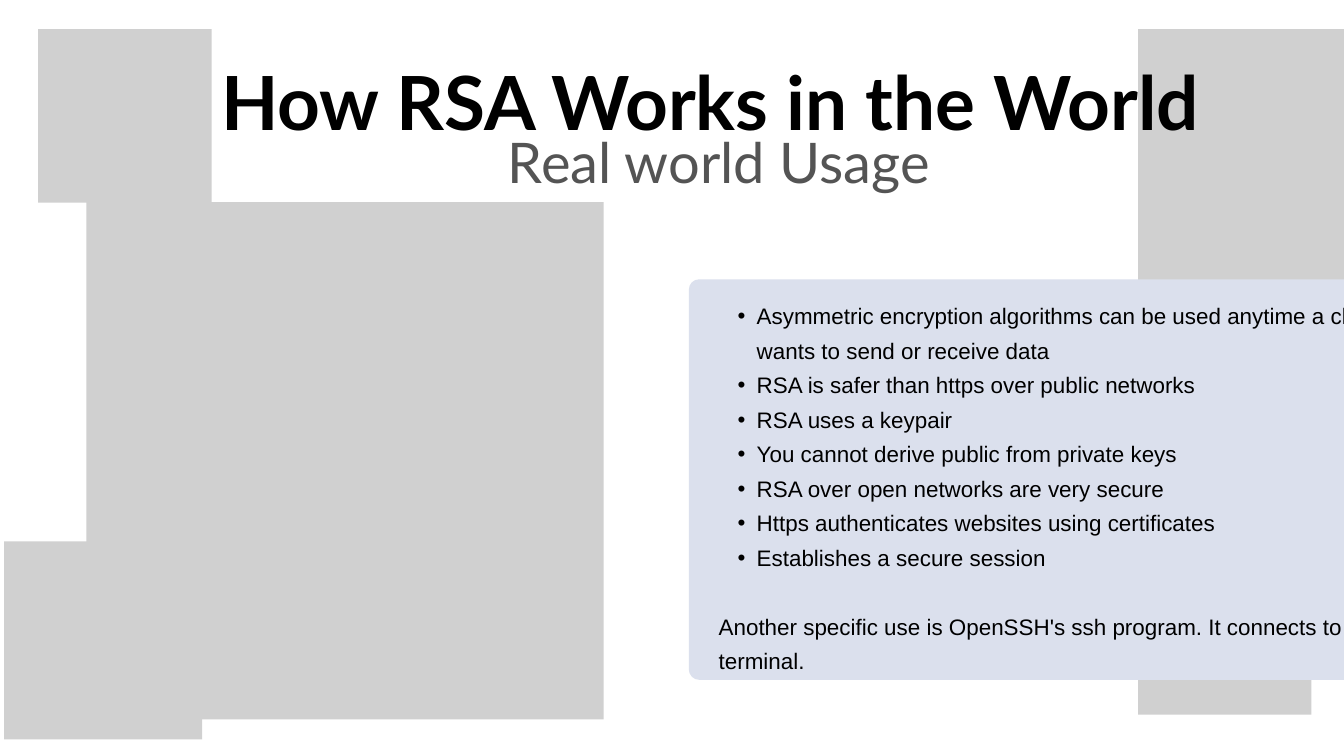
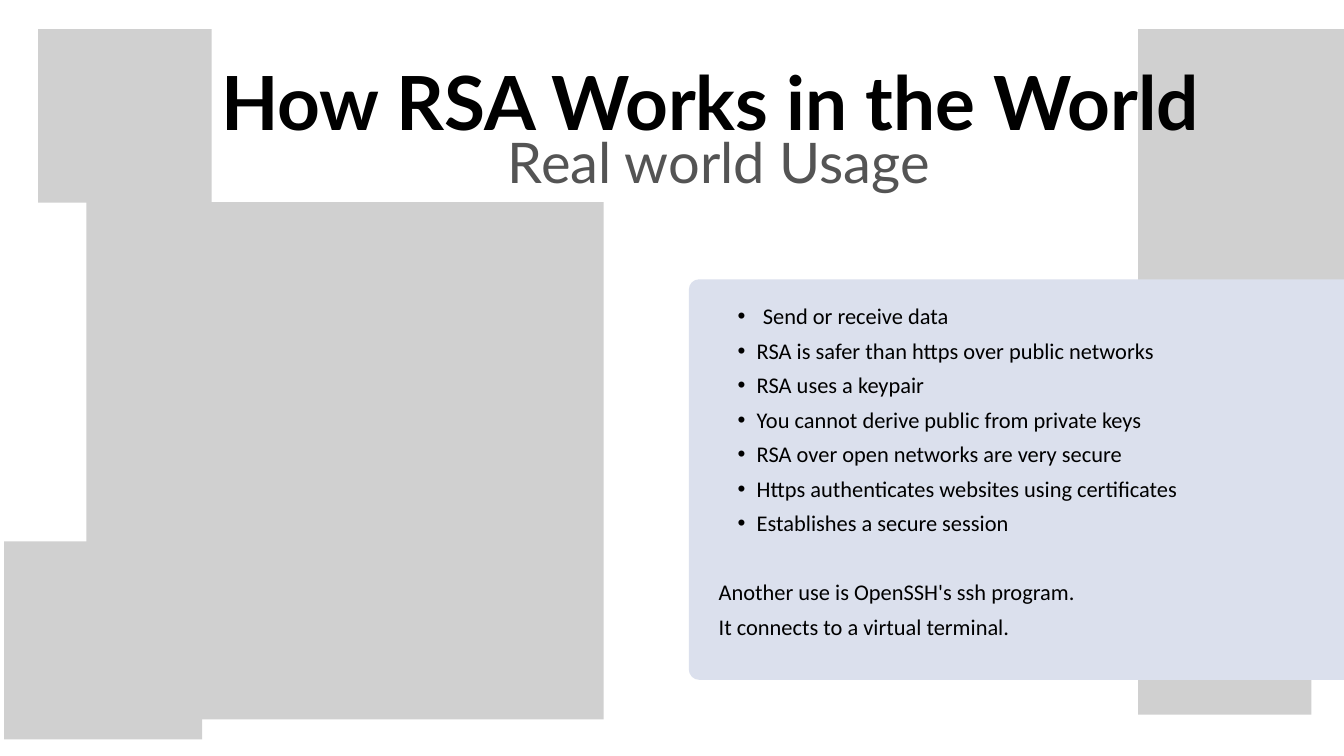
Before and after one commit to Muffinszer/cep146-teamproject1, a slide deck: slide 6 of RSA Encryption.pptx (slide 5 before the commit). Drawn at 1344x756 pixels with LibreOffice and Linux fonts; fonts in the diff are those of the drawing; grey boxes stand for pictures; background and template pictures are left out. Boxes give left, top, right and bottom in pixels: in the first picture for what was removed or moved away, otherwise in the second. Text is boxed around its words. In the diff, an @@ line names an element or a change of style, - is before the commit and + after.

```diff
--- a/RSA Encryption.pptx
+++ b/RSA Encryption.pptx
@@ text at bbox=[763, 308, 948, 324]: text changed; font Arial to Calibri @@
-  • Asymmetric encryption algorithms can be used anytime a client wants to send or receive data
+  • Send or receive data
@@ text at bbox=[757, 343, 1177, 531]: font Arial to Calibri in "RSA is safer than https over public ...", "RSA uses a keypair", "You cannot derive public from private keys", "RSA over open networks are very secure" and 2 more places @@
@@ text at bbox=[719, 584, 1074, 635]: text changed; font Arial to Calibri @@
-Another specific use is OpenSSH's ssh program. It connects to a virtual terminal.
+Another use is OpenSSH's ssh program.
+It connects to a virtual terminal.
```
Also in this commit, not shown: 7 other slides changed, 1 slide added.
